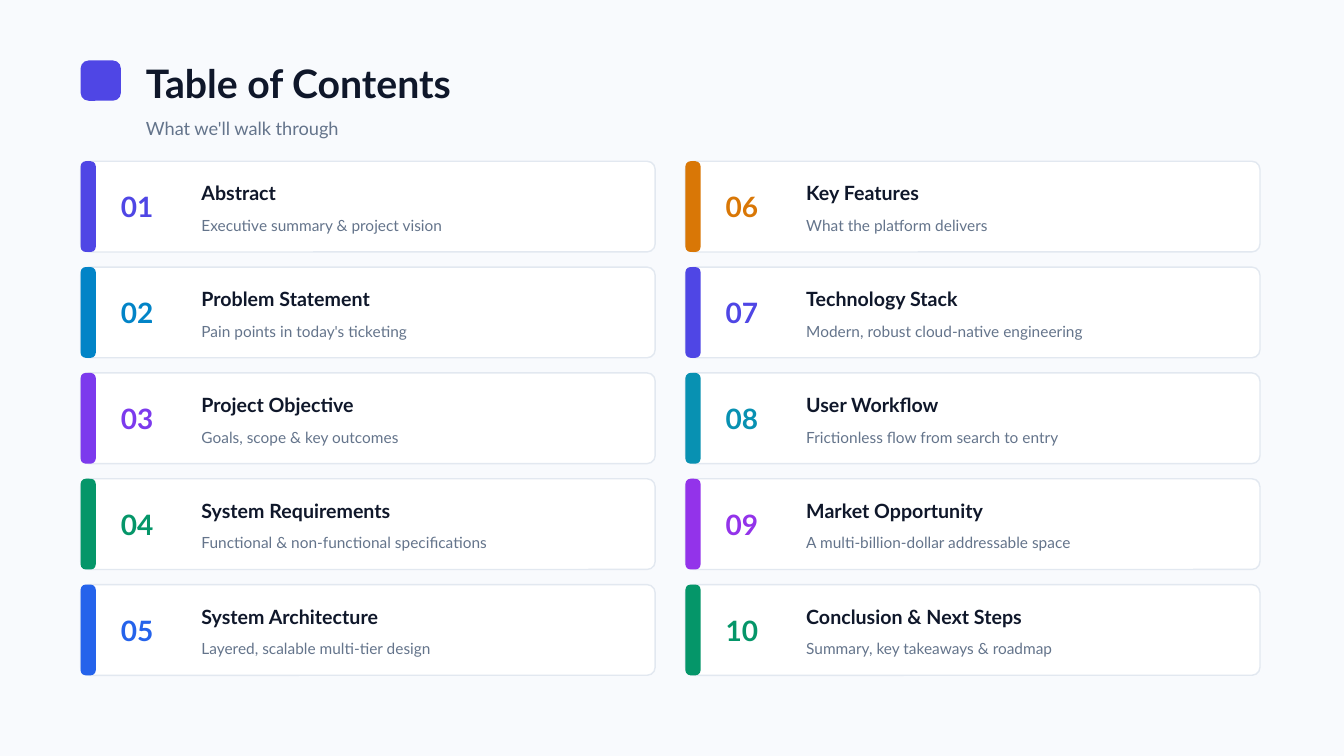
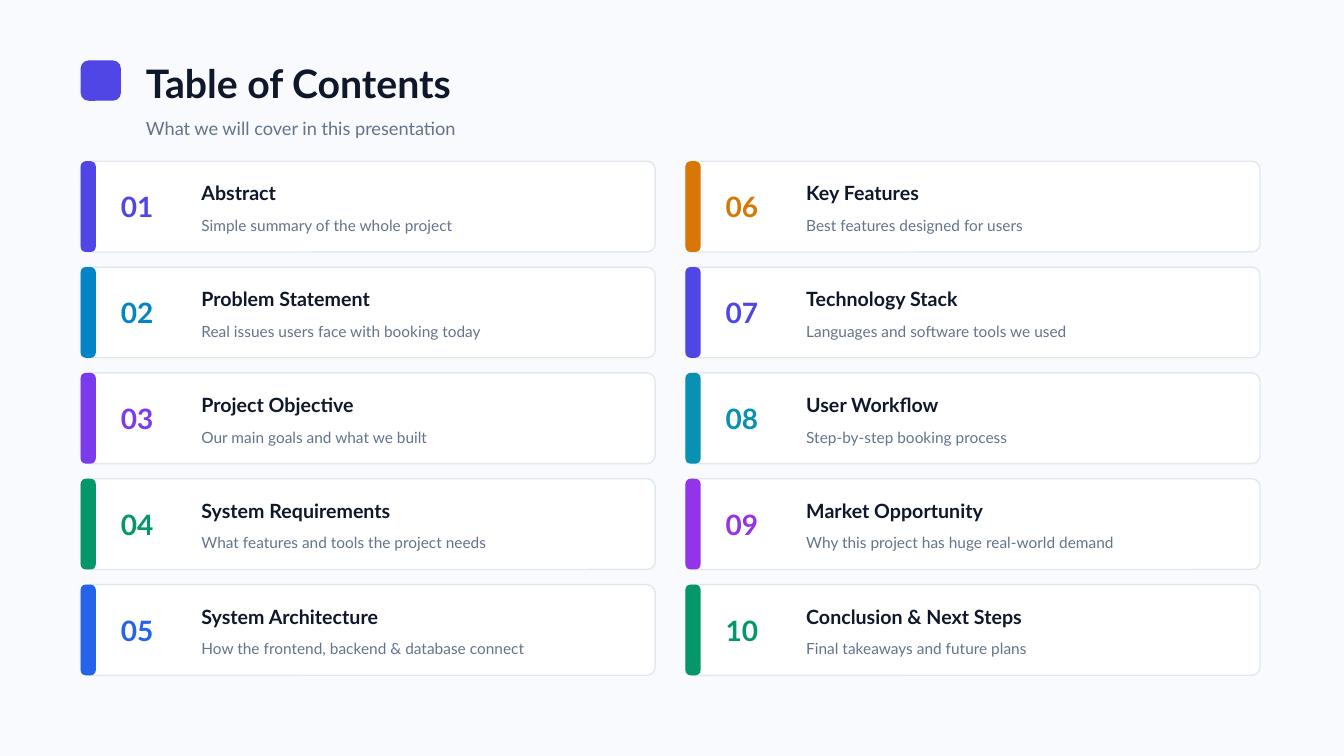
Before and after one commit to gudurusaichaitanya-eng/travelease-react, a slide deck: slide 2 of Smart_Ticket_Booking_Platform.pptx. Drawn at 1344x756 pixels with LibreOffice and Linux fonts; fonts in the diff are those of the drawing. Boxes give left, top, right and bottom in pixels: in the first picture for what was removed or moved away, otherwise in the second. Text is boxed around its words. In the diff, an @@ line names an element or a change of style, - is before the commit and + after.

Commit message:
Simplify all slide text and abstract into clear, plain English for easy presentation

```diff
--- a/Smart_Ticket_Booking_Platform.pptx
+++ b/Smart_Ticket_Booking_Platform.pptx
@@ text at [146,121,456,138]: text changed @@
-What we'll walk through
+What we will cover in this presentation
@@ text at [201,219,452,234]: text changed @@
-Executive summary & project vision
+Simple summary of the whole project
@@ text at [806,219,1023,234]: text changed @@
-What the platform delivers
+Best features designed for users
@@ text at [201,325,480,340]: text changed @@
-Pain points in today's ticketing
+Real issues users face with booking today
@@ text at [806,325,1066,340]: text changed @@
-Modern, robust cloud-native engineering
+Languages and software tools we used
@@ text at [201,431,427,446]: text changed @@
-Goals, scope & key outcomes
+Our main goals and what we built
@@ text at [806,432,1007,446]: text changed @@
-Frictionless flow from search to entry
+Step-by-step booking process
@@ text at [201,536,486,551]: text changed @@
-Functional & non-functional specifications
+What features and tools the project needs
@@ text at [806,536,1113,551]: text changed @@
-A multi-billion-dollar addressable space
+Why this project has huge real-world demand
@@ text at [201,642,524,656]: text changed @@
-Layered, scalable multi-tier design
+How the frontend, backend & database connect
@@ text at [806,642,1026,657]: text changed @@
-Summary, key takeaways & roadmap
+Final takeaways and future plans
```
Also in this commit, not shown: 10 other slides changed, 1 slide added, 1 slide removed, 1 other file.
